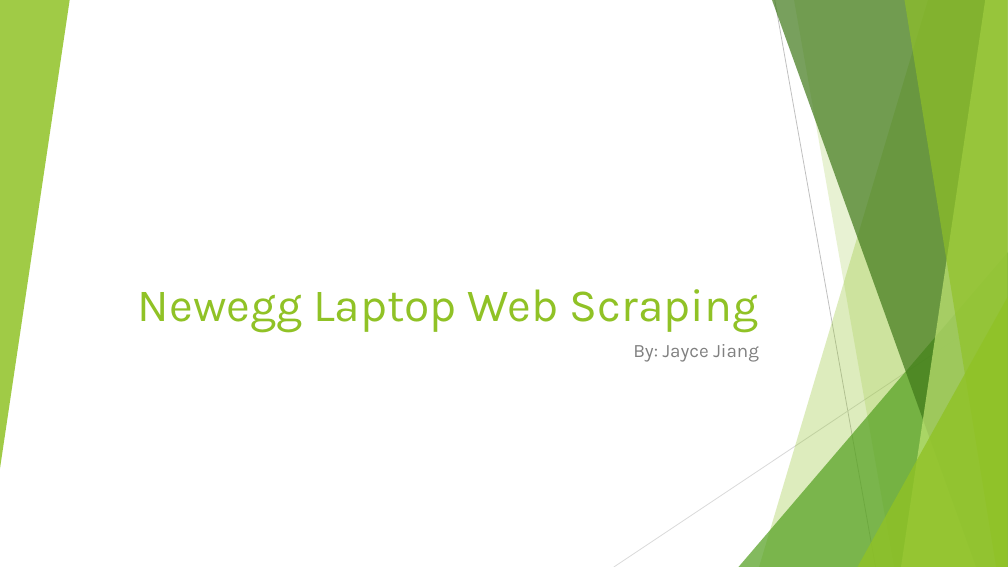
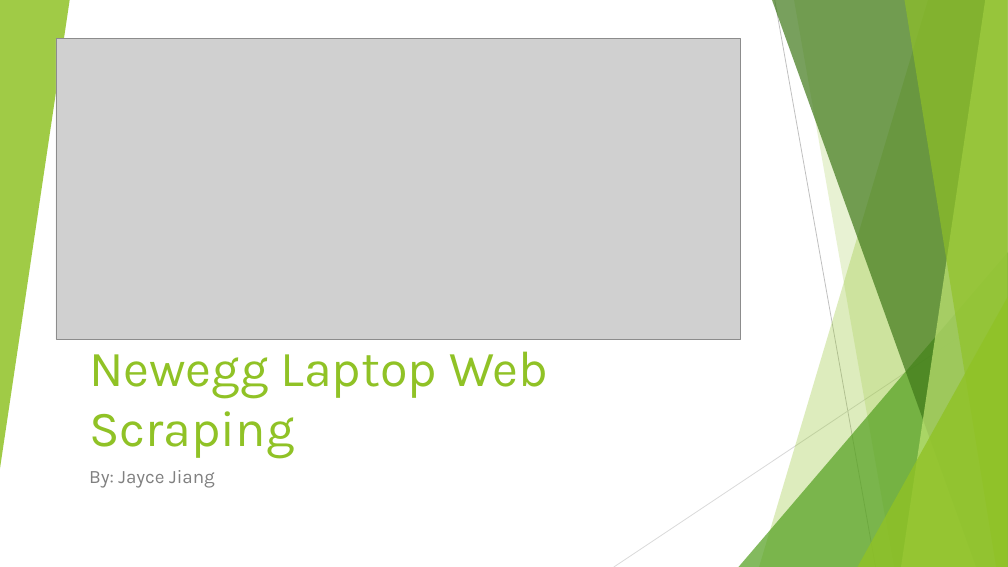
Before and after one commit to TiGaI/neweggLaptopScrapy, a slide deck: slide 1 of Project1Presentation.pptx. Drawn at 1008x567 pixels with LibreOffice and Linux fonts; fonts in the diff are those of the drawing; grey boxes stand for pictures. Boxes give left, top, right and bottom in pixels: in the first picture for what was removed or moved away, otherwise in the second. Text is boxed around its words. In the diff, an @@ line names an element or a change of style, - is before the commit and + after.

Commit message:
presentation adde

```diff
--- a/Project1Presentation.pptx
+++ b/Project1Presentation.pptx
@@ picture added at box(56, 39, 740, 340) @@
@@ title "Newegg Laptop Web Scraping": place and size @@
-title "Newegg Laptop Web Scraping" at box(138, 289, 758, 332)
+title "Newegg Laptop Web Scraping" at box(89, 351, 548, 459)
@@ title "Newegg Laptop Web Scraping" at box(89, 351, 548, 459): size 44 to 48 pt; alignment right to left @@
@@ subtitle "By: Jayce Jiang": place and size @@
-subtitle "By: Jayce Jiang" at box(633, 344, 759, 362)
+subtitle "By: Jayce Jiang" at box(89, 470, 215, 488)
@@ subtitle "By: Jayce Jiang" at box(89, 470, 215, 488): alignment right to left @@
```
